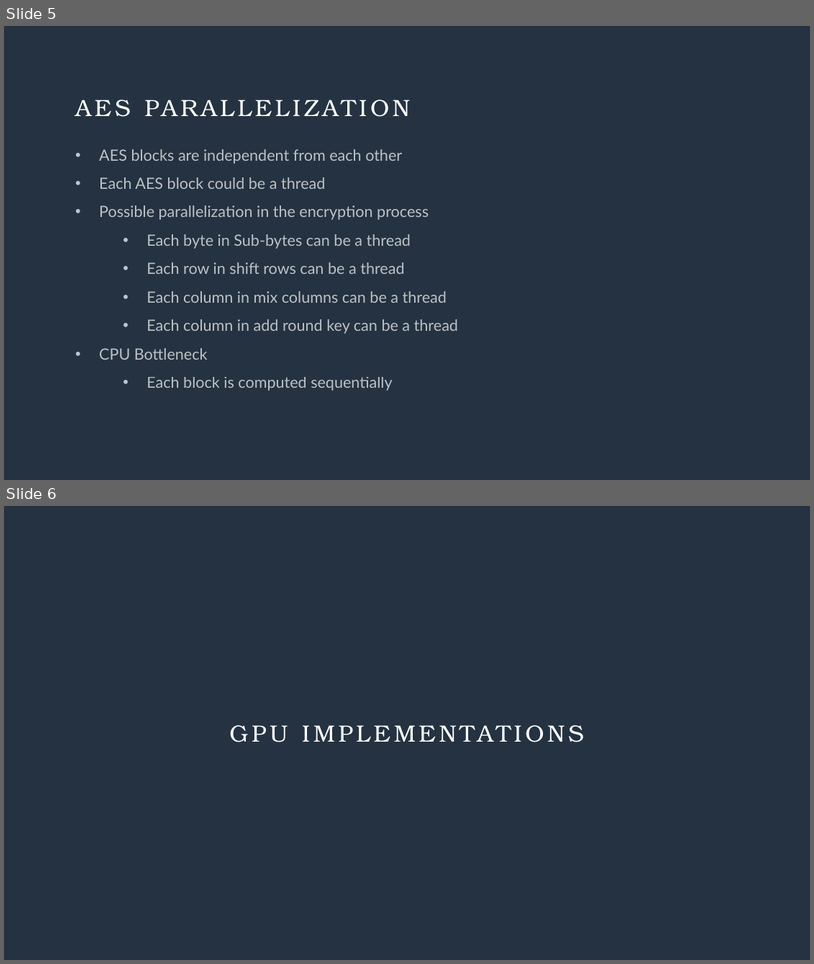
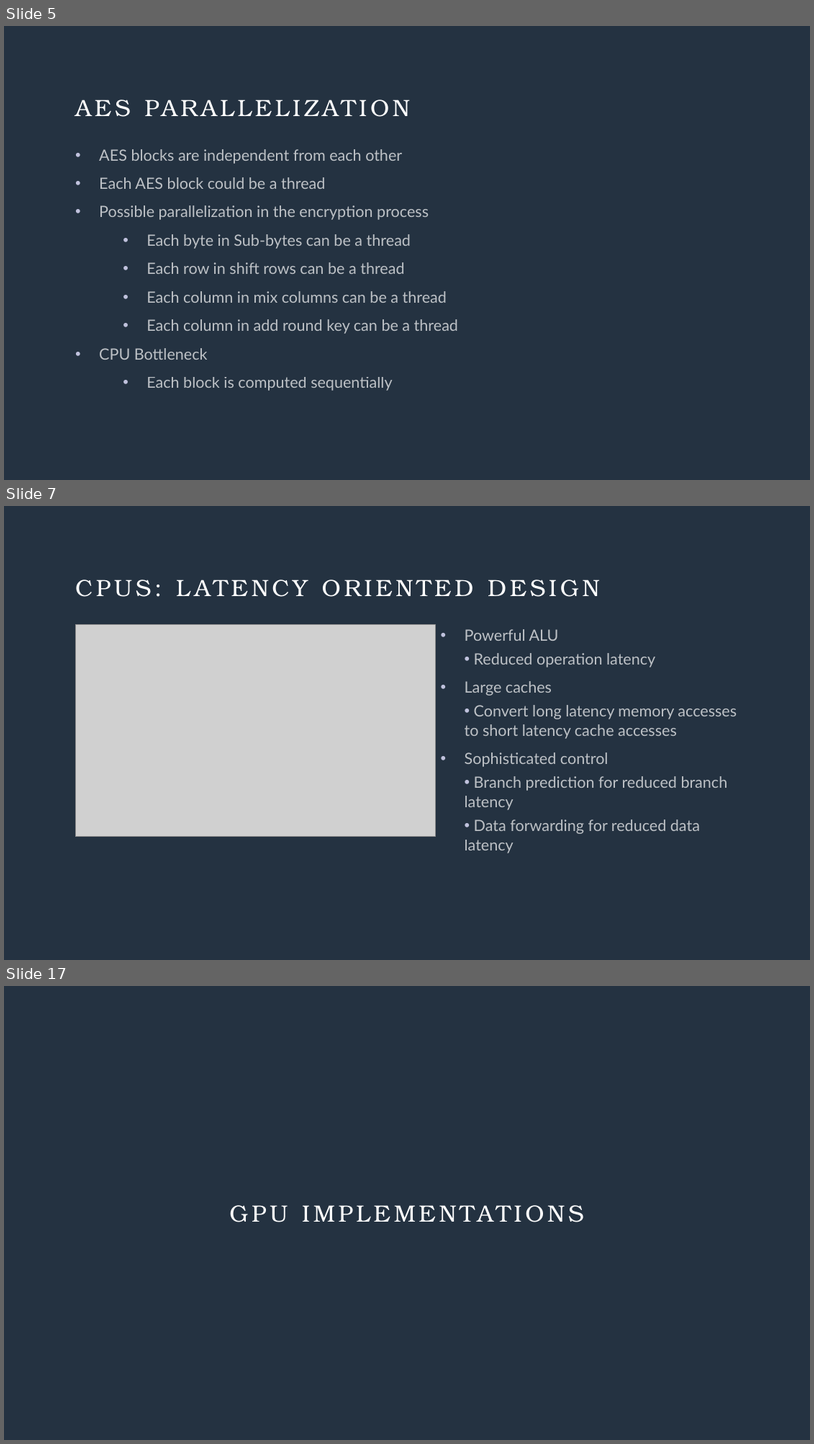
Before and after one commit to Julian-Singkham/AES-and-RSA-CUDA, a slide deck: cs4981_gpu-cuda-encryption.pptx. Shown one above the other, each under a label of ours: slides 5 and 6 before the commit, slides 5, 7 and 17 after it; the slides between them are not shown. The pictures are 814x964 and 814x1444 pixels, drawn with LibreOffice and Linux fonts; fonts in the diff are those of the drawing; grey boxes stand for pictures. Boxes give left, top, right and bottom in pixels: in the first picture for what was removed or moved away, otherwise in the second. Text is boxed around its words. In the diff, an @@ line names an element or a change of style, - is before the commit and + after.

```diff
--- a/cs4981_gpu-cuda-encryption.pptx
+++ b/cs4981_gpu-cuda-encryption.pptx
@@ slide 7 added at bbox=[4, 506, 810, 960], background #243241 @@
@@ title added at bbox=[75, 579, 600, 597], 28 pt, text #FFFFFF @@
+CPUS: LATENCY ORIENTED DESIGN
@@ picture added at bbox=[75, 625, 435, 836] @@
@@ text added at bbox=[465, 629, 737, 853], 18.5 pt, text #FFFFFF at 70% opacity @@
+• Powerful ALU
+  • Reduced operation latency
+• Large caches
+  • Convert long latency memory accesses to short latency cache accesses
+• Sophisticated control
+  • Branch prediction for reduced branch latency
+  • Data forwarding for reduced data latency
@@ what was slide 6 is now slide 17 @@
```
Also in this commit, not shown: 12 other slides added.
